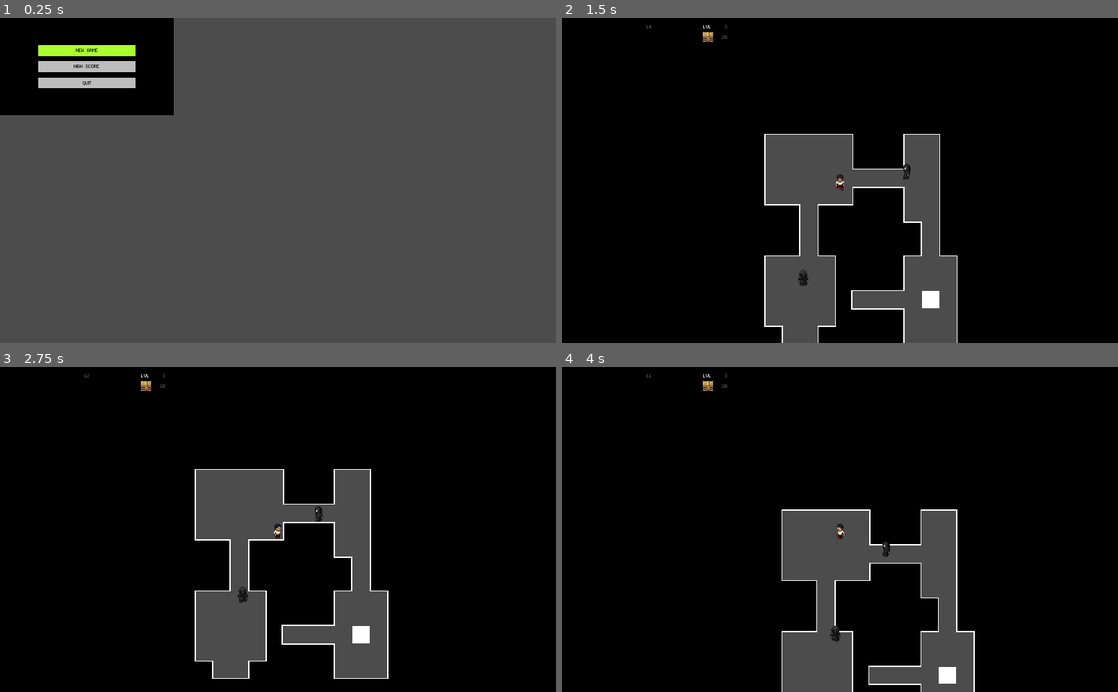
Above: before the commit, frames 1-4 (two rows, left to right).
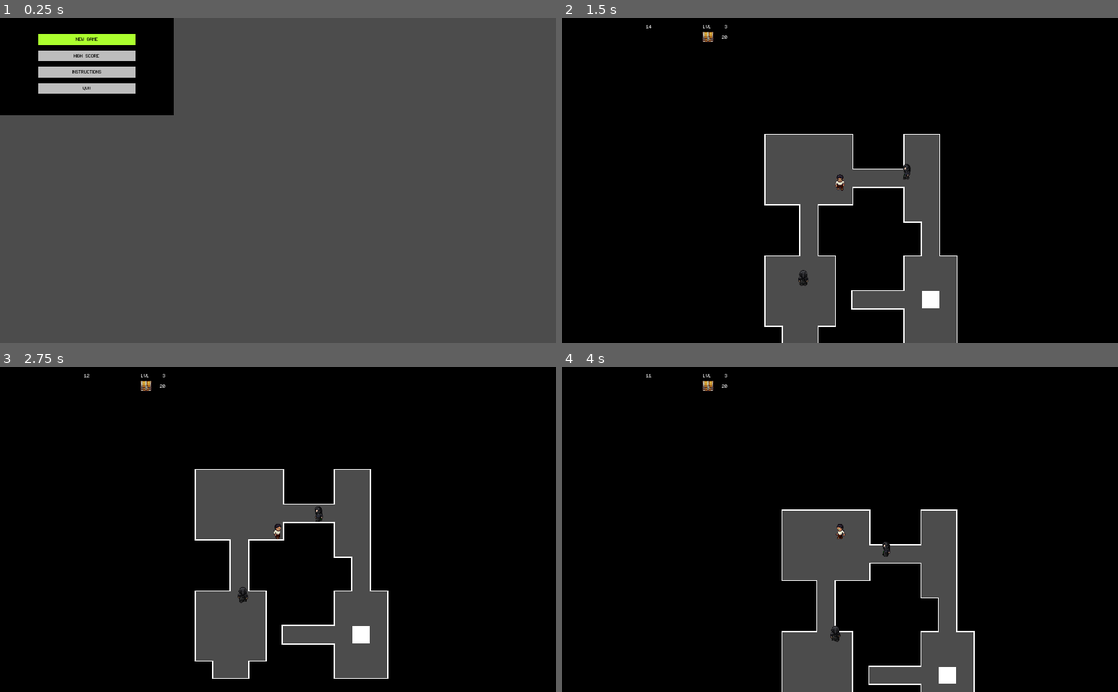
Above: after the commit, the same moments.

Repository: alittek/AC31009-Game
Game: Godot game, scene res://StartScreen.tscn
The game is run twice, just before and just after one commit, with the same random seed, the same clock (stepped at 60 frames per second) and the same inputs.
Inputs:
- Up to frame 1 (0.25 s): no input
- Up to frame 2 (1.5 s): tap Enter at 0.5 s; hold Right (move_right) 0.53-1.28 s; hold Space (interact) 0.53-1.28 s; hold Down (move_down) from 1.28 s (still down); tap Space (interact) at 1.35 s
- Up to frame 3 (2.75 s): release Down (move_down) at 2.03 s; hold Right (move_right) from 2.03 s (still down); hold Space (interact) from 2.03 s (still down)
- Up to frame 4 (4 s): release Right (move_right) at 2.78 s; release Space (interact) at 2.78 s; hold Up (move_up) 2.78-3.53 s; tap Space (interact) at 2.85 s; hold Left (move_left) from 3.53 s (still down); hold Space (interact) from 3.53 s (still down)

The runs differ from the first frame. In frame 1, 2.7% of the frame differs, in the area x 6-25%, y 4-24%; in frame 2, less than 0.1%; in frame 3, less than 0.1%; in frame 4, less than 0.1%.

Commit message:
instructions in main menu

Diff:
--- a/StartScreen.gd
+++ b/StartScreen.gd
@@ -5,6 +5,7 @@
 func change_menu_color():
 	$NewGame.color = Color.gray
 	$HighScore.color = Color.gray
+	$Instructions.color = Color.gray
 	$Quit.color = Color.gray
 
 	match selected_menu:
@@ -13,6 +14,8 @@
 		1:
 			$HighScore.color = Color.greenyellow
 		2:
+			$Instructions.color = Color.greenyellow
+		3:
 			$Quit.color = Color.greenyellow
 
 func _ready():
@@ -21,7 +24,7 @@
 
 func _input(event):
 	if Input.is_action_just_pressed("move_down"):
-		selected_menu = (selected_menu + 1) % 3;
+		selected_menu = (selected_menu + 1) % 4;
 		change_menu_color()
 	elif Input.is_action_just_pressed("move_up"):
 		if selected_menu > 0:
@@ -44,5 +47,9 @@
 #				get_tree().root.call_deferred("add_child", next_level)
 #				queue_free()
 			2:
+				# Instructions
+				var instr = preload("res://Instructions.tscn").instance()
+				add_child(instr)
+			3:
 				# Quit game
 				get_tree().quit()
--- a/StartScreen.tscn
+++ b/StartScreen.tscn
@@ -16,9 +16,9 @@
 
 [node name="NewGame" type="ColorRect" parent="."]
 margin_left = 70.0
-margin_top = 50.0
+margin_top = 30.0
 margin_right = 250.0
-margin_bottom = 70.0
+margin_bottom = 50.0
 __meta__ = {
 "_edit_use_anchors_": false
 }
@@ -34,9 +34,9 @@
 
 [node name="HighScore" type="ColorRect" parent="."]
 margin_left = 70.0
-margin_top = 80.0
+margin_top = 60.0
 margin_right = 250.0
-margin_bottom = 100.0
+margin_bottom = 80.0
 __meta__ = {
 "_edit_use_anchors_": false
 }
@@ -50,11 +50,29 @@
 align = 1
 valign = 1
 
+[node name="Instructions" type="ColorRect" parent="."]
+margin_left = 70.0
+margin_top = 90.0
+margin_right = 250.0
+margin_bottom = 110.0
+__meta__ = {
+"_edit_use_anchors_": false
+}
+
+[node name="Label" type="Label" parent="Instructions"]
+margin_right = 180.0
+margin_bottom = 20.0
+custom_fonts/font = ExtResource( 2 )
+custom_colors/font_color = Color( 0, 0, 0, 1 )
+text = "INSTRUCTIONS"
+align = 1
+valign = 1
+
 [node name="Quit" type="ColorRect" parent="."]
 margin_left = 70.0
-margin_top = 110.0
+margin_top = 120.0
 margin_right = 250.0
-margin_bottom = 130.0
+margin_bottom = 140.0
 __meta__ = {
 "_edit_use_anchors_": false
 }
--- a/World.gd
+++ b/World.gd
@@ -1,6 +1,5 @@
 extends Node2D
 
-const GUI = preload("res://GUI.tscn")
 const Player = preload("res://Player.tscn")
 const Exit = preload("res://ExitDoor.tscn")
 const NPC = preload("res://NPC.tscn")
@@ -46,9 +45,6 @@
 	steps = newSteps
 	var walker = Walker.new(Vector2(xSize/2, ySize/2), borders)
 	var map = walker.walk(steps)
-
-	var gui = GUI.instance()
-	add_child(gui)
 
 	var playerPos = map.front()*32
 	# needs to be placed first because of function calls
